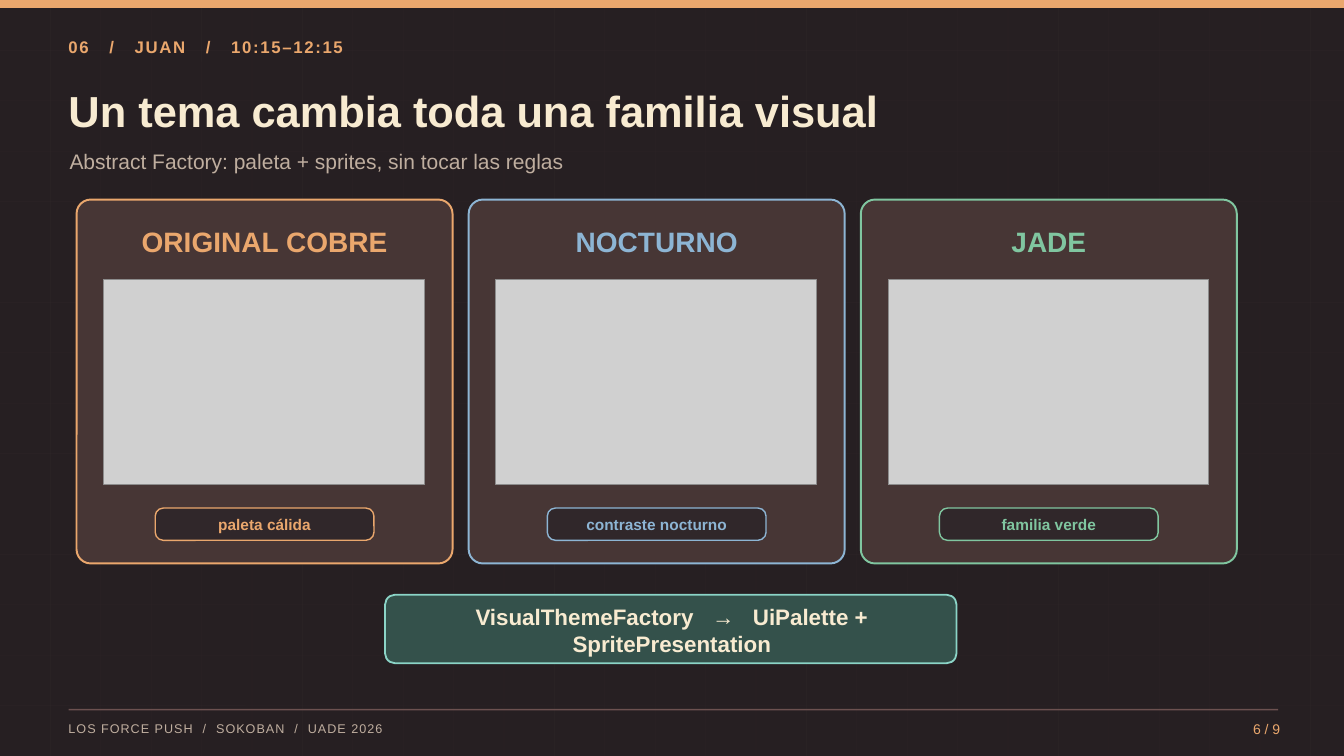
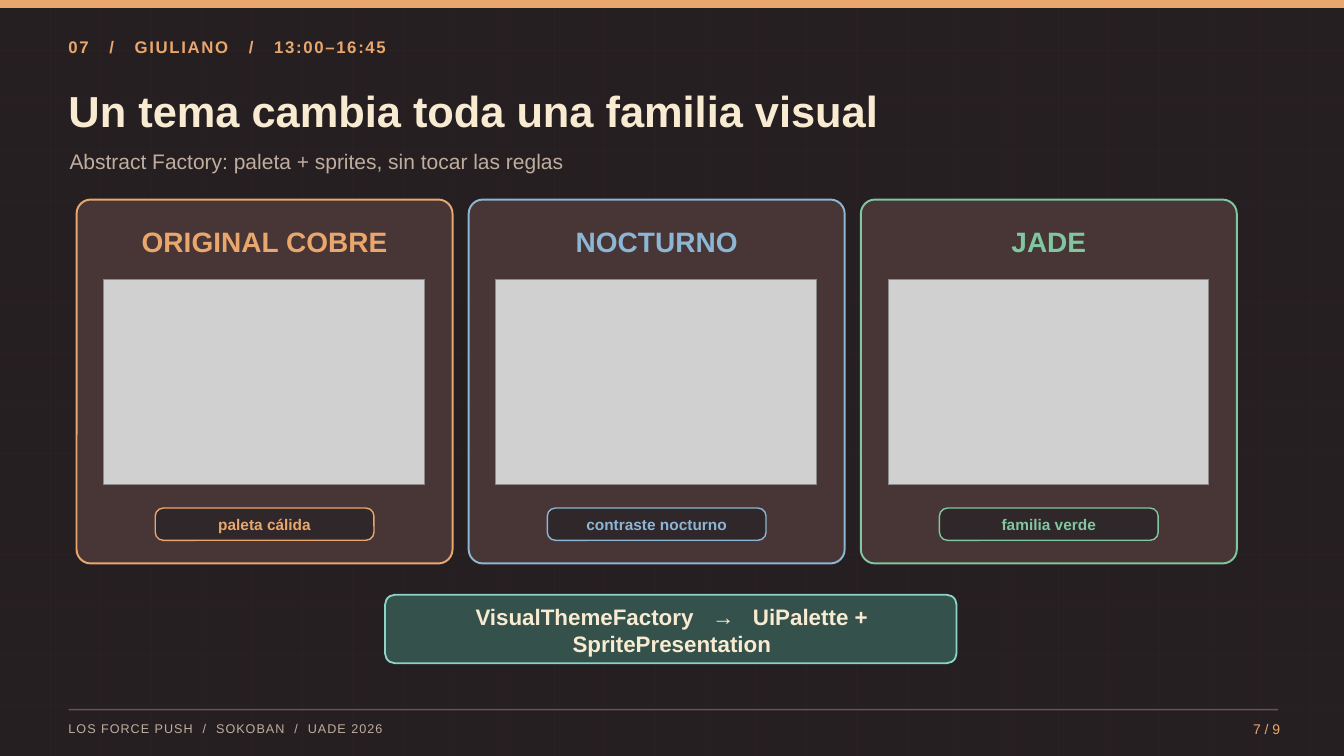
Before and after one commit to smatrauade/Los-Force-Push, a slide deck: slide 7 of entregables/Los_Force_Push_Sokoban_Defensa_18-11-2026.pptx (slide 6 before the commit). Drawn at 1344x756 pixels with LibreOffice and Linux fonts; fonts in the diff are those of the drawing; grey boxes stand for pictures. Boxes give left, top, right and bottom in pixels: in the first picture for what was removed or moved away, otherwise in the second. Text is boxed around its words. In the diff, an @@ line names an element or a change of style, - is before the commit and + after.

```diff
--- a/entregables/Los_Force_Push_Sokoban_Defensa_18-11-2026.pptx
+++ b/entregables/Los_Force_Push_Sokoban_Defensa_18-11-2026.pptx
@@ text at (68, 41, 386, 53): text changed @@
-06 / JUAN / 10:15–12:15
+07 / GIULIANO / 13:00–16:45
@@ text at (1253, 724, 1280, 734): text changed @@
-6 / 9
+7 / 9
```
Also in this commit, not shown: 8 other slides changed, 4 other files.
